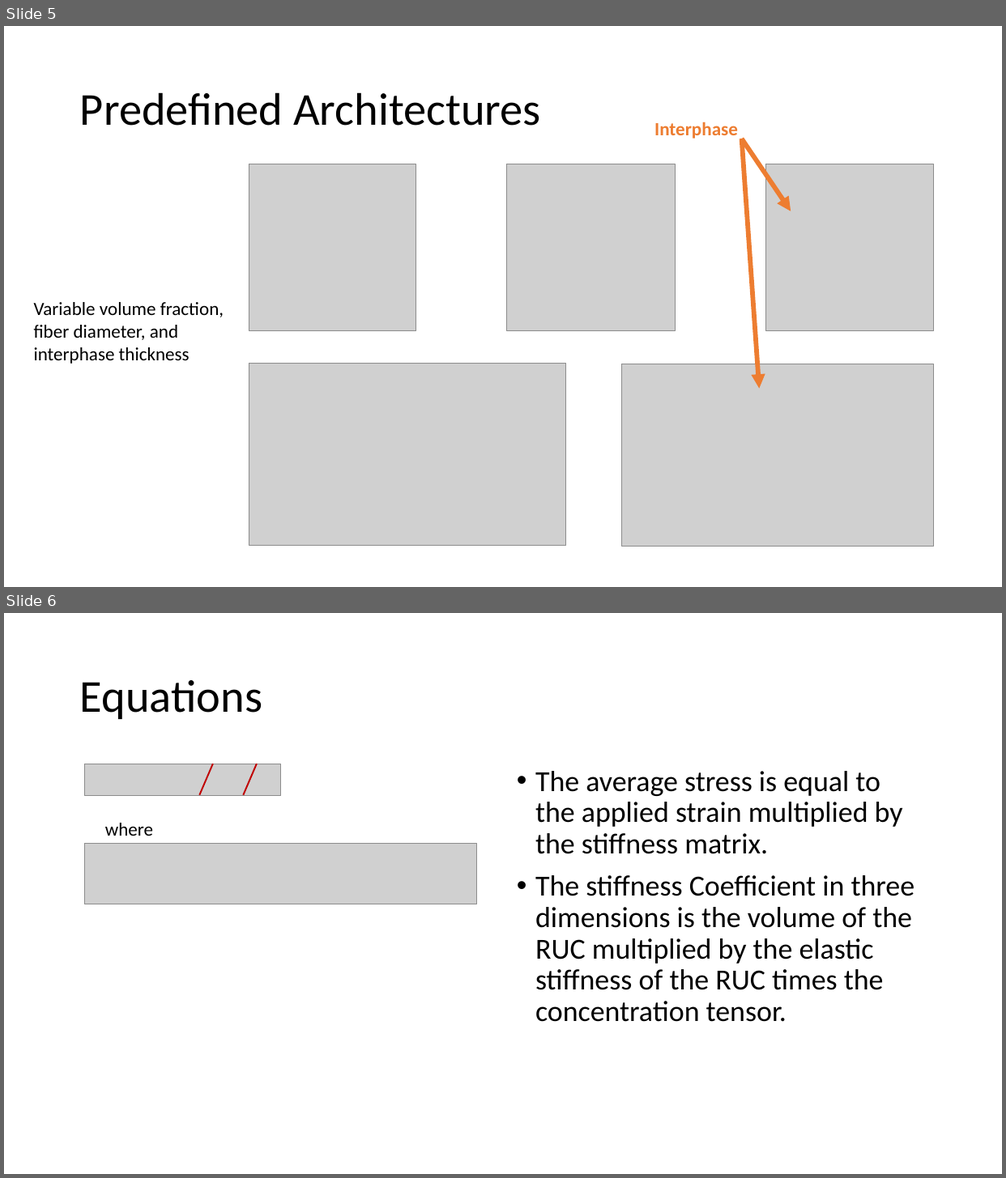
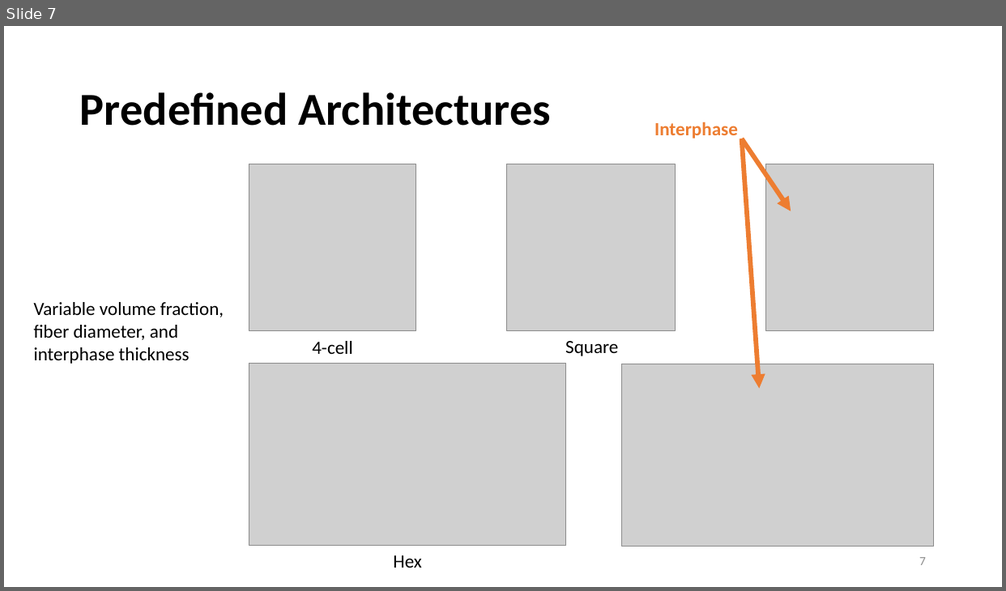
Before and after one commit to nahernz/Method_of_Cells, a slide deck: Generalized Method of Cells (08-01-2014).pptx. Shown one above the other, each under a label of ours: slides 5 and 6 before the commit, slide 7 after it. The pictures are 1006x1178 and 1006x591 pixels, drawn with LibreOffice and Linux fonts; fonts in the diff are those of the drawing; grey boxes stand for pictures. Boxes give left, top, right and bottom in pixels: in the first picture for what was removed or moved away, otherwise in the second. Text is boxed around its words. In the diff, an @@ line names an element or a change of style, - is before the commit and + after.

```diff
--- a/Generalized Method of Cells (08-01-2014).pptx
+++ b/Generalized Method of Cells (08-01-2014).pptx
@@ slide 6 removed at (4,613,1002,1174), background #FFFFFF @@
@@ title removed at (80,680,262,719) @@
-Equations
@@ picture removed at (84,764,280,796) @@
@@ line removed from (199, 795) to (213, 764) @@
@@ line removed from (244, 795) to (257, 764) @@
@@ text removed at (535,771,915,1022) @@
-• The average stress is equal to the applied strain multiplied by the stiffness matrix.
-• The stiffness Coefficient in three dimensions is the volume of the RUC multiplied by the elastic stiffness of the RUC times the concentration tensor.
@@ text removed at (105,823,153,836) @@
-where
@@ picture removed at (85,844,477,905) @@
@@ what was slide 5 is now slide 7 @@
@@ slide 7 changed as well @@
@@ title "Predefined Architectures" at (80,92,551,126): bold on @@
@@ text added at (312,341,353,354), 18 pt, text #000000 @@
+4-cell
@@ text added at (565,341,618,356), 18 pt, text #000000 @@
+Square
@@ text added at (393,556,422,568), 18 pt, text #000000 @@
+Hex
@@ page number added at (919,557,926,565), 12 pt, text #8C8C8C @@
+7
```
Also in this commit, not shown: 5 other slides changed, 3 slides added.
